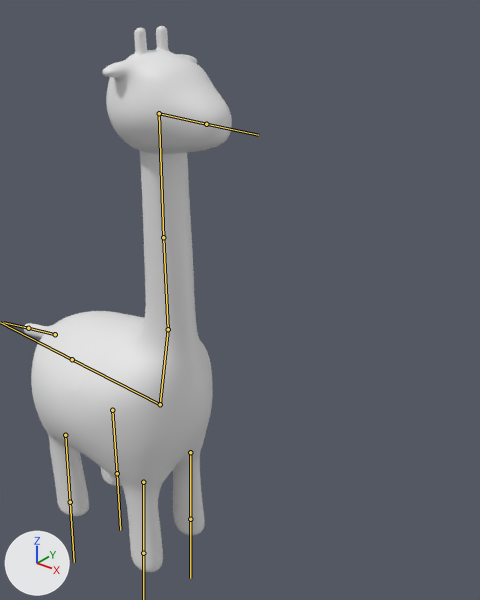
The FBX model Assets/Models/giraffe_beforAnim.fbx as it was, and as the next commit left it.
One viewpoint serves both versions: a camera (50 mm lens) standing at (2.58, -2.46, 3.52) and looking at (0.23, 0.48, 1.7). Every picture has the same lights, and +X, +Y and +Z are marked at lower left. The bones that bend it are drawn over the model as lines.

The first picture shows 'Roundcube'.
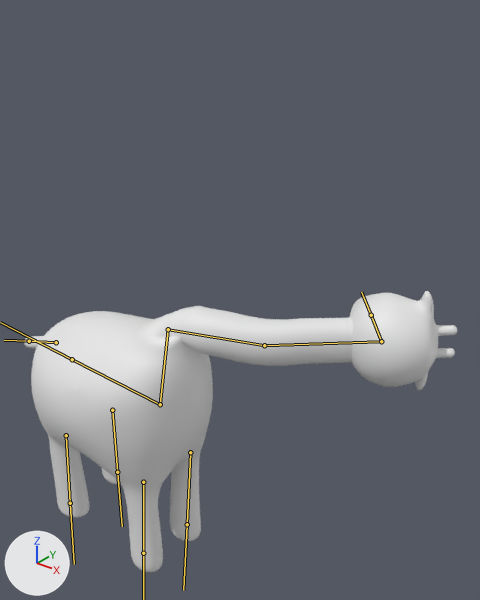
The newer file adds an action. The first version stands in its rest pose; the second is drawn at frame 16 of the action 'Armature|NeckAttack1'.

Changed parts and their boxes [x1, y1, x2, y2] in the pictures (480 x 600 px):
'Roundcube', posed (108% wider, 48% shorter): before [24, 26, 232, 572]; after [24, 291, 457, 572]
bone 'DolnaSzyja', root to tip: before (168, 329) to (163, 237); after (168, 329) to (264, 345)
bone 'GornaSzyja', root to tip: before (163, 237) to (159, 113); after (264, 345) to (381, 341)
bone 'LewaPrzedniaNoga', root to tip: before (190, 452) to (190, 519); after (190, 452) to (187, 524)
bone 'PrawaTylniaNoga', root to tip: before (65, 435) to (70, 502); after (66, 435) to (70, 503)
bone 'LewaTylniaNoga', root to tip: before (112, 410) to (117, 473); after (112, 410) to (117, 472)
bone 'ogon', root to tip: before (55, 334) to (28, 328); after (56, 342) to (29, 341)

What the commit changed:
Bone 'DolnaSzyja' (bone_dolnaszyja) turns from (0, 0, 0) to (103, 122, 13) degrees about its own x, y and z.
Bone 'GornaSzyja' (bone_gornaszyja) turns from (0, 0, 0) to (-6, -1, -13) degrees about its own x, y and z.
Bone 'LewaPrzedniaNoga' (bone_lewaprzednianoga) turns from (0, 0, 0) to (5, 0, 2) degrees about its own x, y and z.
Bone 'PrawaTylniaNoga' (bone_prawatylnianoga) moves from (0.0, 0.0, 0.0) to (-0.05, -0.03, 0.03).
Bone 'LewaTylniaNoga' (bone_lewatylnianoga) turns from (0, 0, 0) to (-1, 0, -1) degrees about its own x, y and z.
Bone 'ogon' (bone_ogon) moves from (0.0, 0.0, 0.0) to (-0.1, -0.02, 0.02).
Bone 'ogon' (bone_ogon) turns from (0, 0, 0) to (2, 7, 7) degrees about its own x, y and z.
